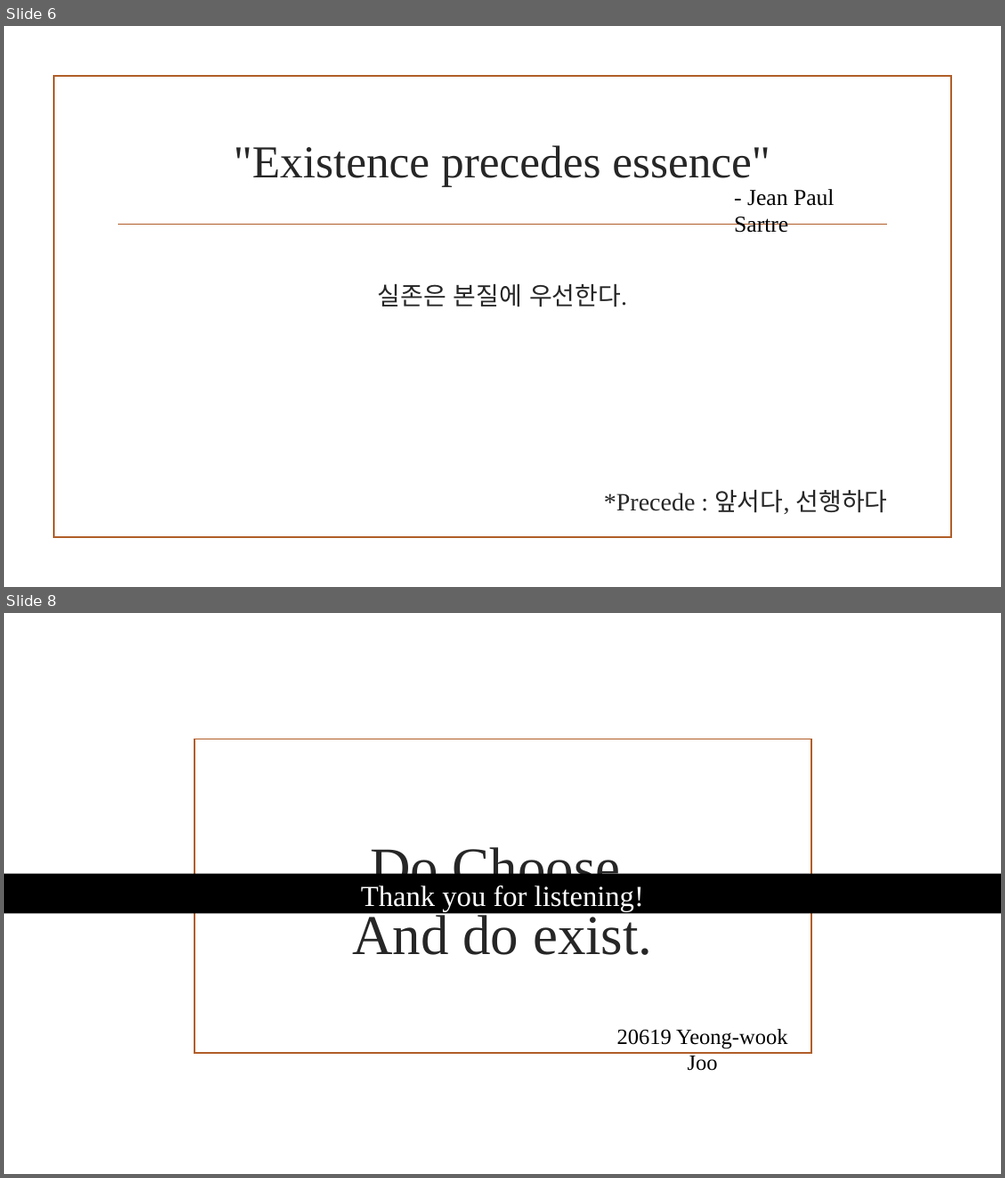
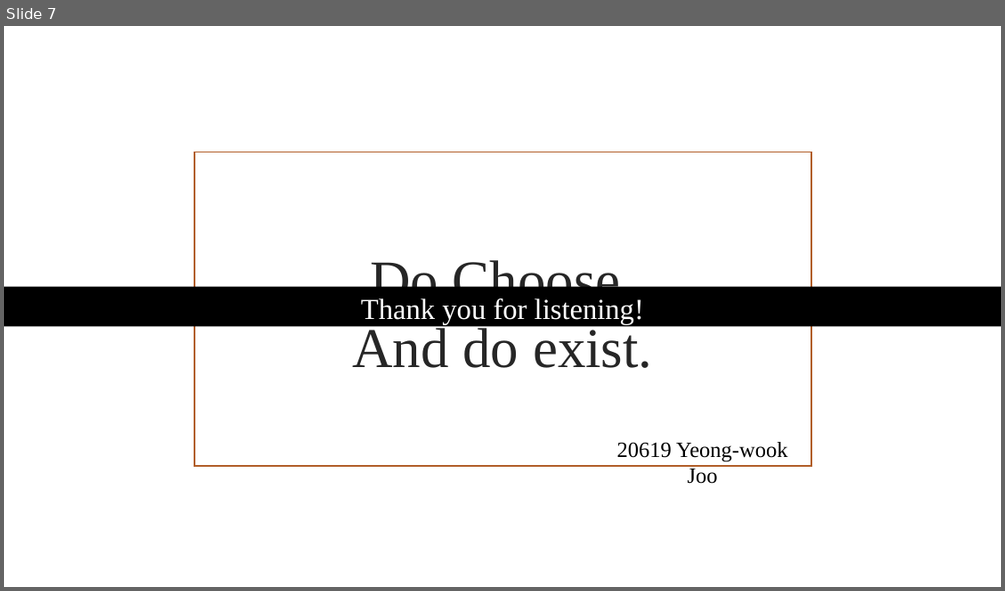
Before and after one commit to realette/back_up_files, a slide deck: Do choose and do exist.pptx. Shown one above the other, each under a label of ours: slides 6 and 8 before the commit, slide 7 after it; the slides between them are not shown. The pictures are 1005x1178 and 1005x591 pixels, drawn with LibreOffice and Linux fonts; fonts in the diff are those of the drawing; background and template pictures are left out. Boxes give left, top, right and bottom in pixels: in the first picture for what was removed or moved away, otherwise in the second. Text is boxed around its words. In the diff, an @@ line names an element or a change of style, - is before the commit and + after.

```diff
--- a/Do choose and do exist.pptx
+++ b/Do choose and do exist.pptx
@@ slide 6 removed at bbox=[4, 26, 1001, 587], background picture (left out) @@
@@ rectangle removed at bbox=[53, 76, 951, 538] @@
@@ title removed at bbox=[234, 145, 770, 187] @@
-"Existence precedes essence"
@@ text removed at bbox=[734, 189, 834, 232] @@
-- Jean Paul Sartre
@@ line removed from (119, 224) to (887, 224) @@
@@ text removed at bbox=[378, 284, 888, 514] @@
-실존은 본질에 우선한다.
-*Precede : 앞서다, 선행하다
@@ what was slide 8 is now slide 7 @@
```
Also in this commit, not shown: 6 slides changed.
